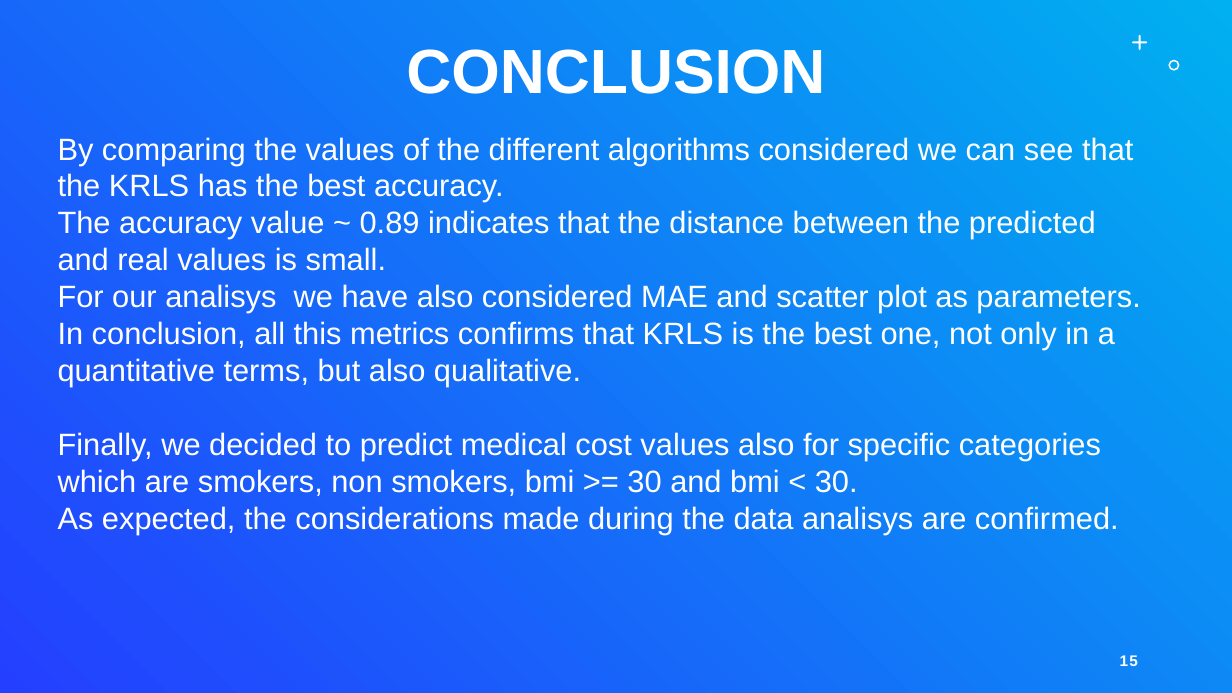
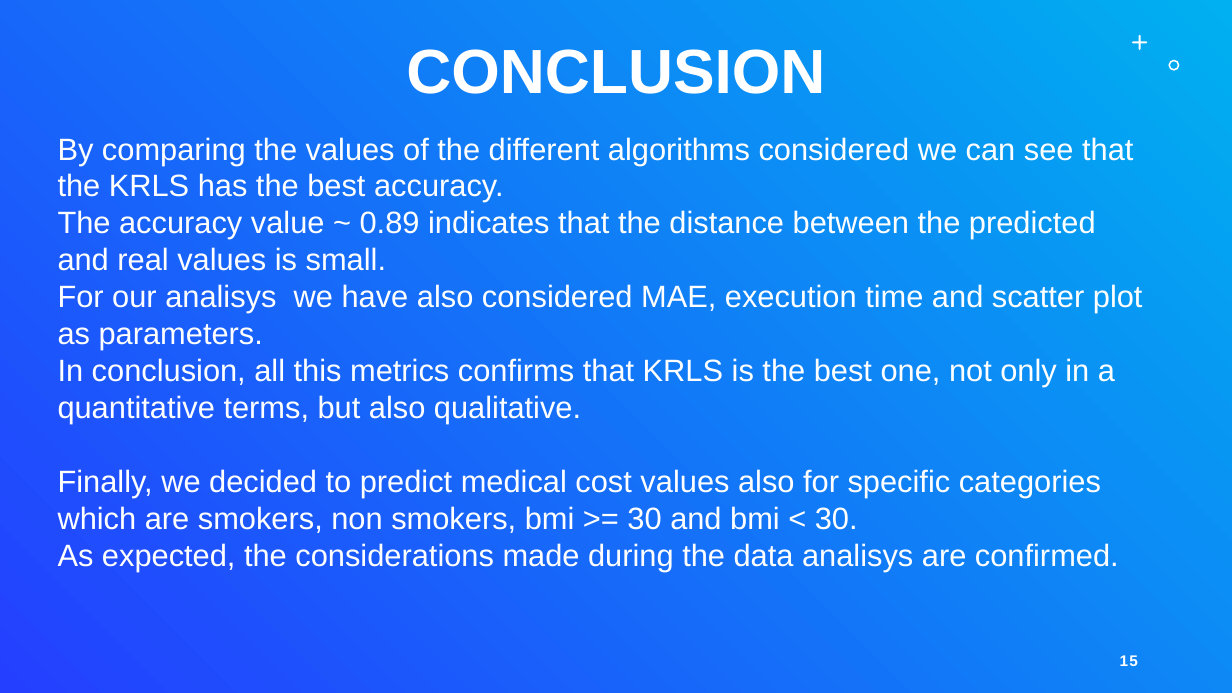
Before and after one commit to Matteo-Salv/mlda-project, a slide deck: slide 15 of presentazioneMLDA.pptx. Drawn at 1232x693 pixels with LibreOffice and Linux fonts; fonts in the diff are those of the drawing. Boxes give left, top, right and bottom in pixels: in the first picture for what was removed or moved away, otherwise in the second. Text is boxed around its words. In the diff, an @@ line names an element or a change of style, - is before the commit and + after.

```diff
--- a/presentazioneMLDA.pptx
+++ b/presentazioneMLDA.pptx
@@ text at (58, 284, 1143, 350): text changed @@
-For our analisys we have also considered MAE and scatter plot as parameters.
+For our analisys we have also considered MAE, execution time and scatter plot as parameters.
```
Also in this commit, not shown: 2 other slides changed.
